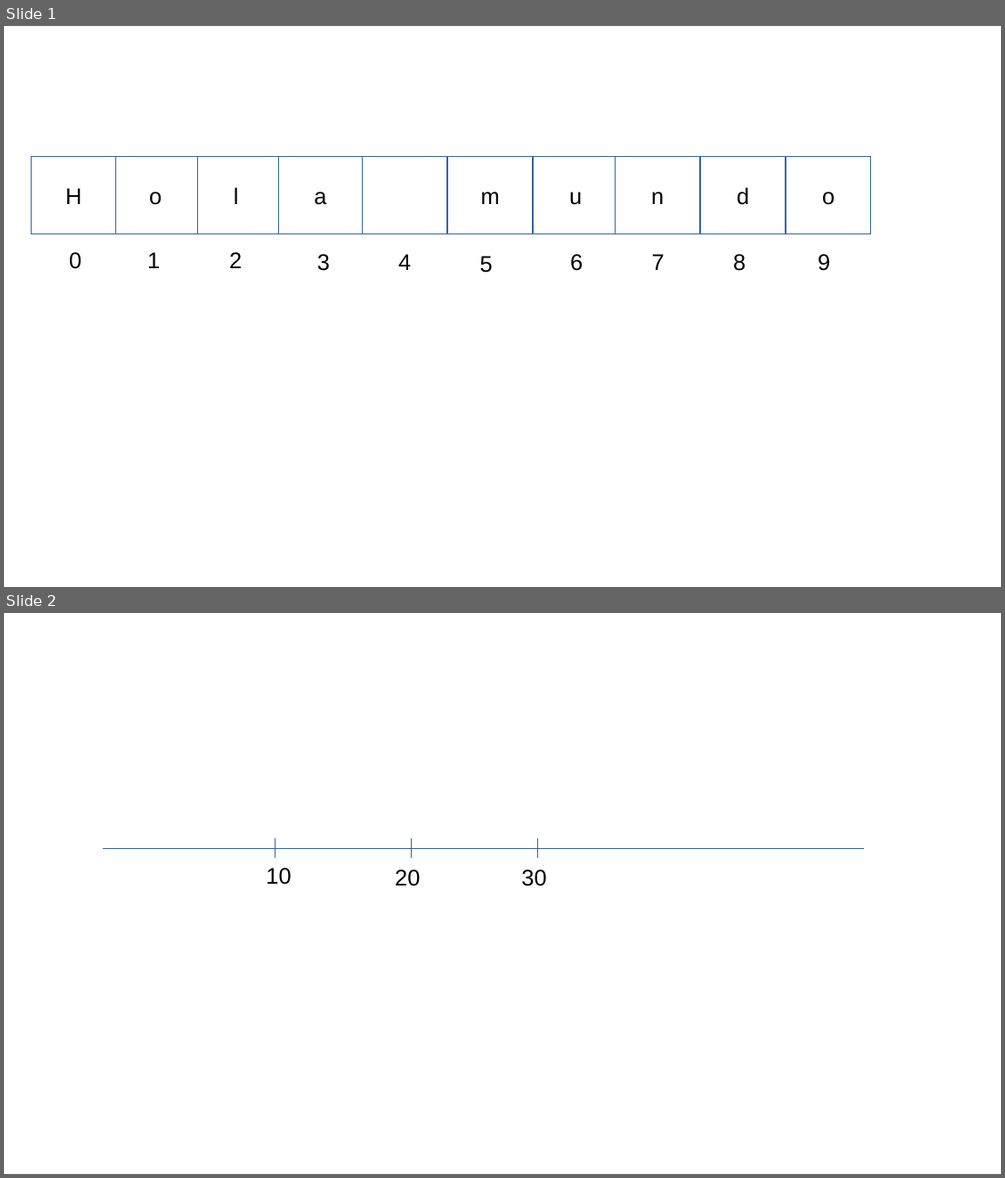
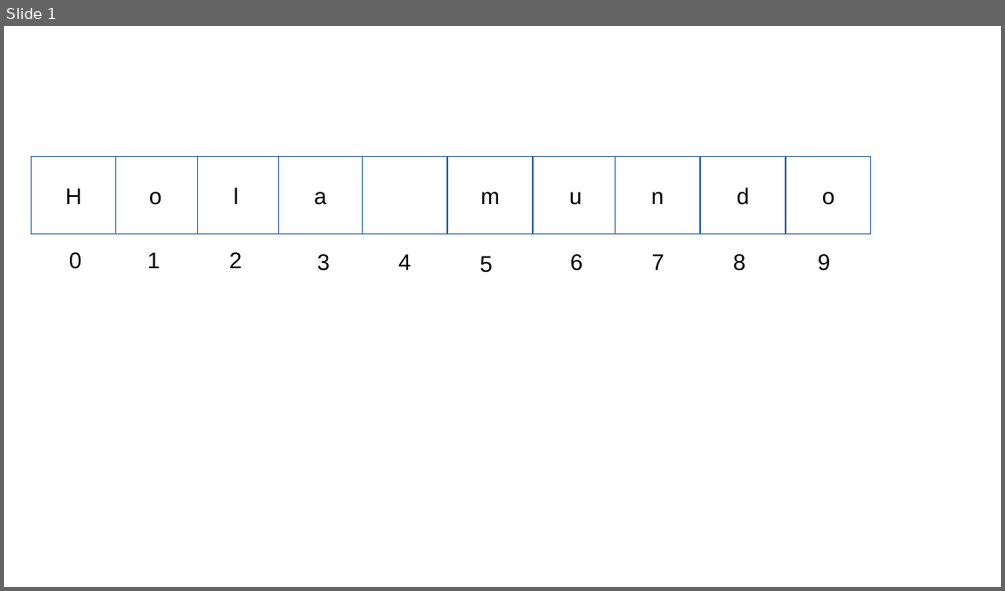
Before and after one commit to omarjcm/fundamentos-programacion, a slide deck: class/EJERCICIOS.odp. Shown one above the other, each under a label of ours: slides 1 and 2 before the commit, slide 1 after it. The pictures are 1005x1178 and 1005x591 pixels, drawn with LibreOffice and Linux fonts; fonts in the diff are those of the drawing. Boxes give left, top, right and bottom in pixels: in the first picture for what was removed or moved away, otherwise in the second. Text is boxed around its words. In the diff, an @@ line names an element or a change of style, - is before the commit and + after.

```diff
--- a/class/EJERCICIOS.odp
+++ b/class/EJERCICIOS.odp
@@ slide 2 removed at [4,613,1001,1174], background #FFFFFF @@
@@ line removed from (104, 848) to (864, 848) @@
@@ line removed from (275, 839) to (275, 857) @@
@@ line removed from (411, 839) to (411, 857) @@
@@ line removed from (538, 839) to (538, 857) @@
@@ text removed at [266,868,291,884] @@
-10
@@ text removed at [395,869,420,886] @@
-20
@@ text removed at [521,869,546,886] @@
-30
```
Also in this commit, not shown: 3 other files.
